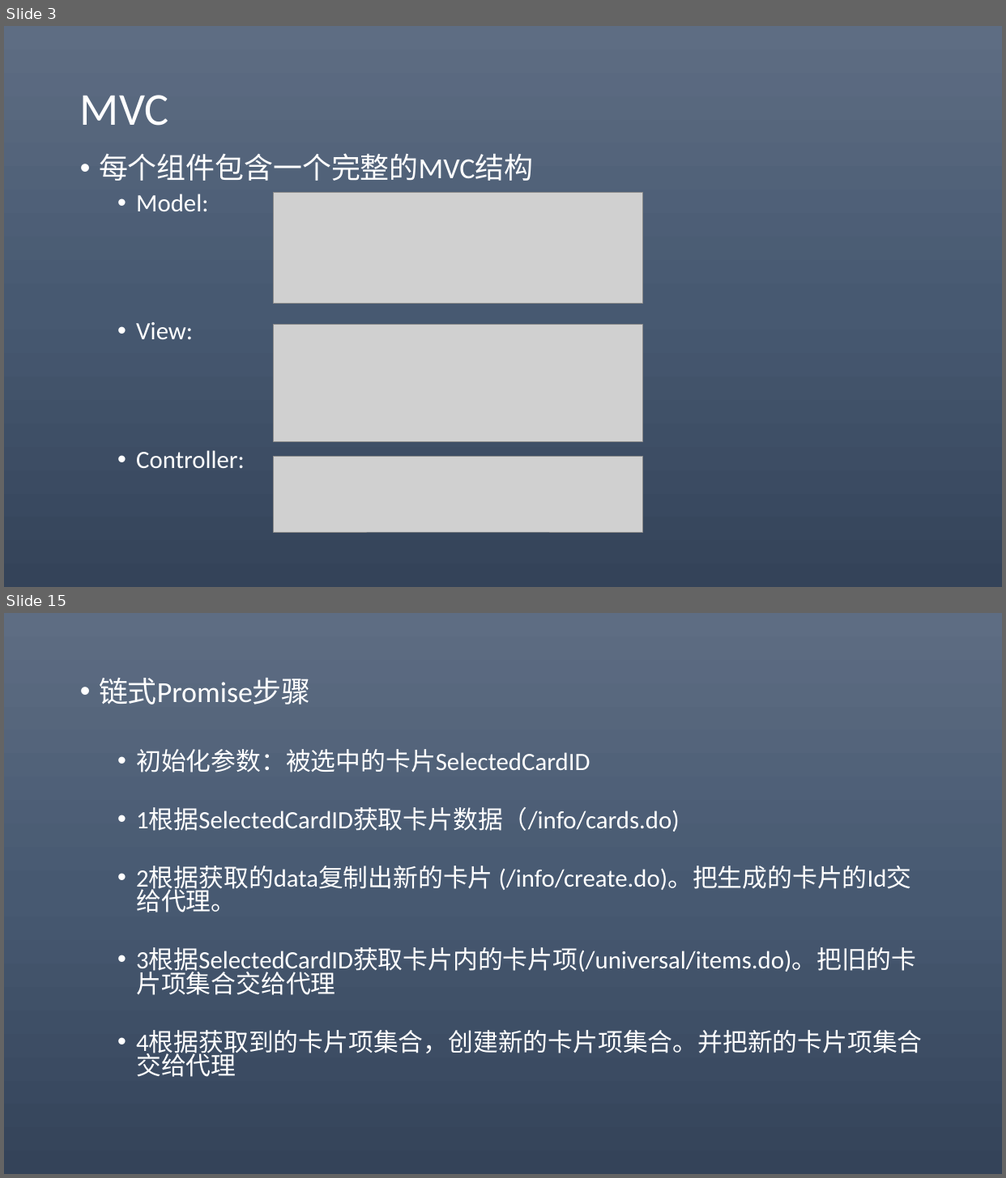
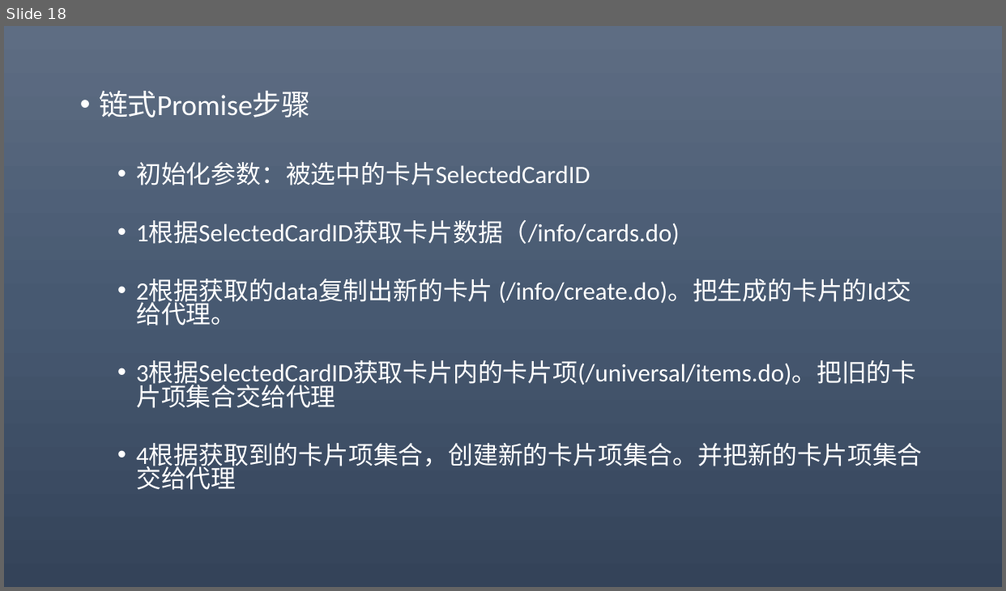
Before and after one commit to 369857519/AlgorithmPractise, a slide deck: eXT.pptx. Shown one above the other, each under a label of ours: slides 3 and 15 before the commit, slide 18 after it; the slides between them are not shown. The pictures are 1006x1178 and 1006x591 pixels, drawn with LibreOffice and Linux fonts; fonts in the diff are those of the drawing; grey boxes stand for pictures. Boxes give left, top, right and bottom in pixels: in the first picture for what was removed or moved away, otherwise in the second. Text is boxed around its words. In the diff, an @@ line names an element or a change of style, - is before the commit and + after.

```diff
--- a/eXT.pptx
+++ b/eXT.pptx
@@ slide 3 removed at bbox=[4, 26, 1002, 587], background gradient #5E6D85 to #495A73 to #35445A @@
@@ title removed at bbox=[80, 95, 169, 126] @@
-MVC
@@ text removed at bbox=[99, 153, 533, 468] @@
-• 每个组件包含一个完整的MVC结构
-  • Model:
-  • View:
-  • Controller:
@@ picture removed at bbox=[274, 192, 642, 304] @@
@@ picture removed at bbox=[274, 325, 642, 442] @@
@@ picture removed at bbox=[274, 456, 642, 532] @@
@@ what was slide 15 is now slide 18 @@
```
Also in this commit, not shown: 7 slides changed, 14 slides added, 10 other slides removed, 10 other files.
